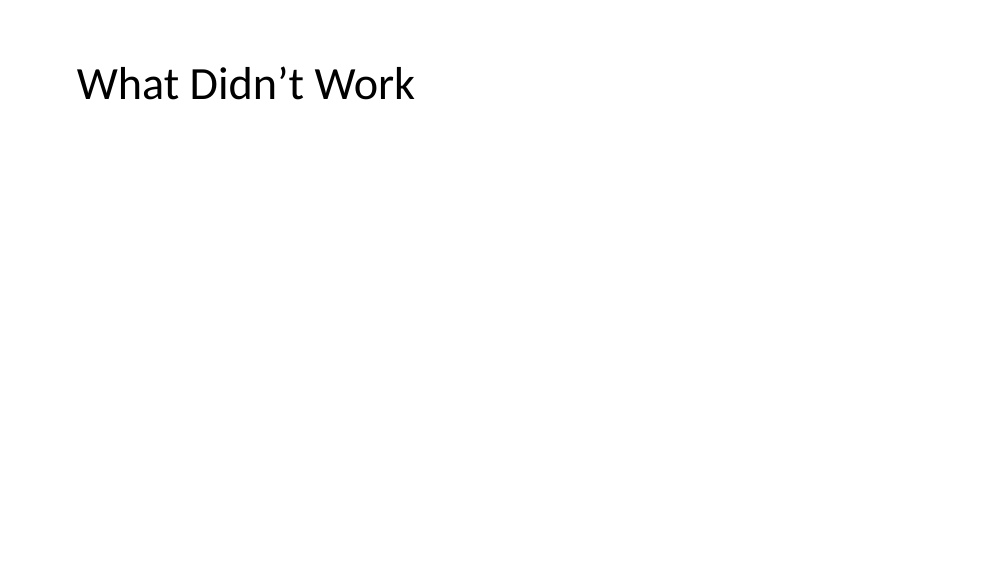
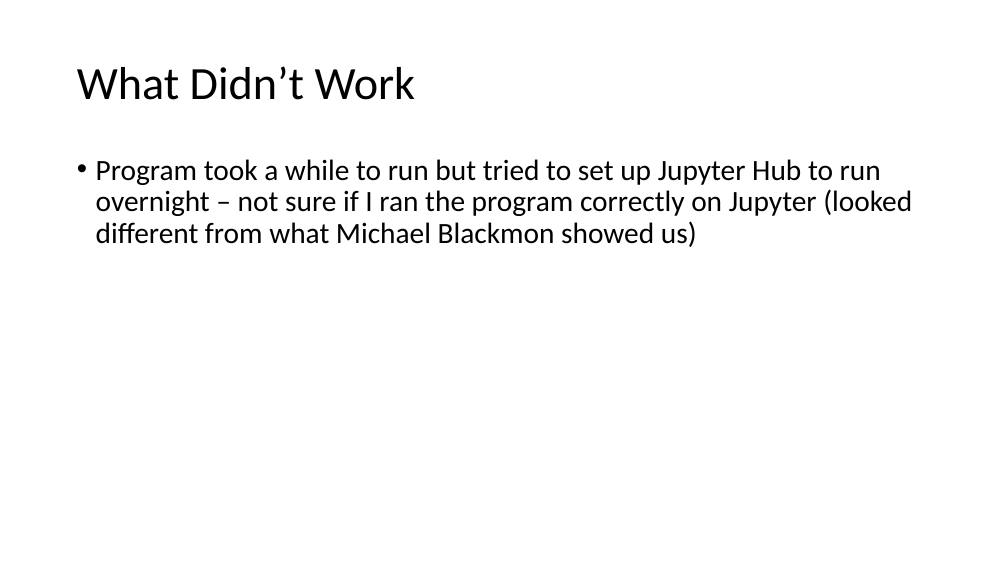
Before and after one commit to cawelch/hoop-never-misses, a slide deck: slide 6 of Weekly Presentations/Week 6.pptx. Drawn at 1008x567 pixels with LibreOffice and Linux fonts; fonts in the diff are those of the drawing. Boxes give left, top, right and bottom in pixels: in the first picture for what was removed or moved away, otherwise in the second. Text is boxed around its words. In the diff, an @@ line names an element or a change of style, - is before the commit and + after.

```diff
--- a/Weekly Presentations/Week 6.pptx
+++ b/Weekly Presentations/Week 6.pptx
@@ text added at (96,159,912,247), 28 pt, text #000000 @@
+• Program took a while to run but tried to set up Jupyter Hub to run overnight – not sure if I ran the program correctly on Jupyter (looked different from what Michael Blackmon showed us)
```
Also in this commit, not shown: 2 other slides changed, 2 other files.
